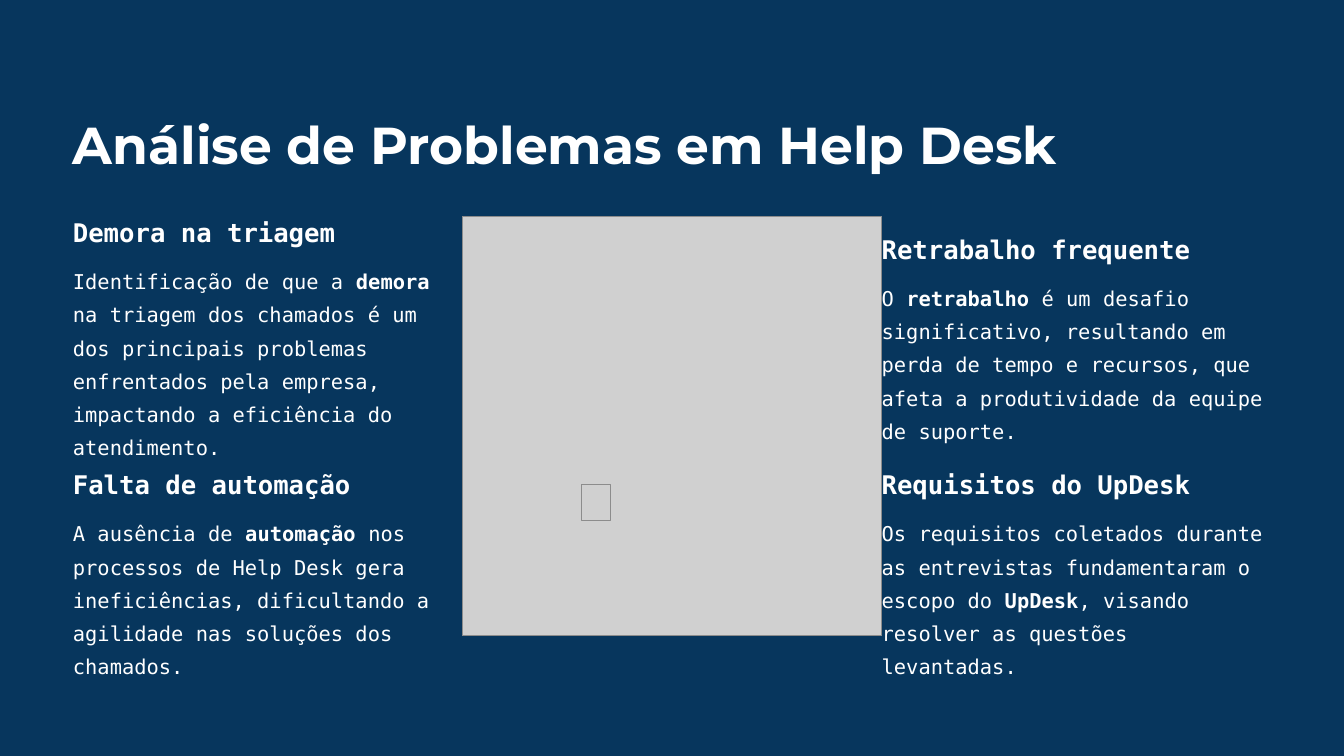
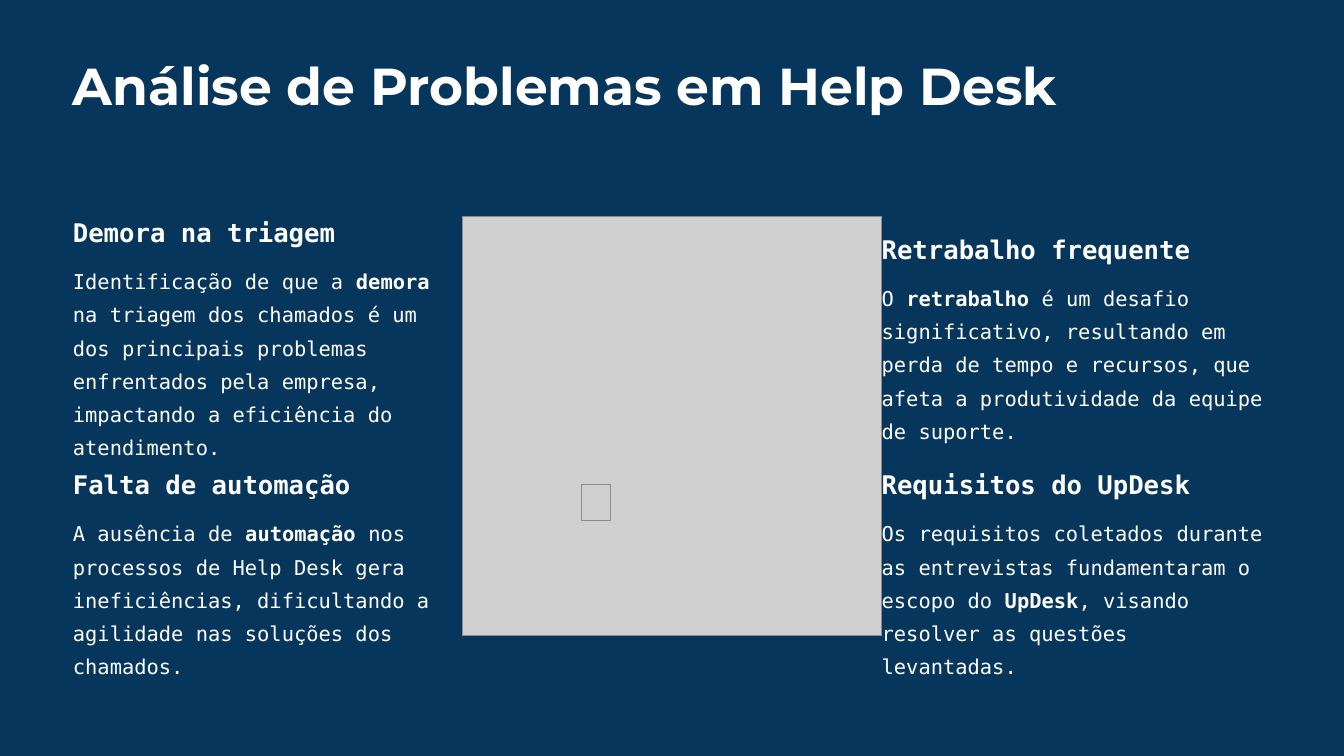
Before and after one commit to mancijo/UpDesk, a slide deck: slide 2 of Apresentacao/UpDesk-Sistema-de-Chamados-com-IA.pptx (slide 5 before the commit). Drawn at 1344x756 pixels with LibreOffice and Linux fonts; fonts in the diff are those of the drawing; grey boxes stand for pictures; background and template pictures are left out; a plain dark background stands for a picture behind light text. Boxes give left, top, right and bottom in pixels: in the first picture for what was removed or moved away, otherwise in the second. Text is boxed around its words. In the diff, an @@ line names an element or a change of style, - is before the commit and + after.

```diff
--- a/Apresentacao/UpDesk-Sistema-de-Chamados-com-IA.pptx
+++ b/Apresentacao/UpDesk-Sistema-de-Chamados-com-IA.pptx
@@ text "Análise de Problemas em Help ...": place and size @@
-text "Análise de Problemas em Help ..." at <box>73,123,1056,174</box>
+text "Análise de Problemas em Help ..." at <box>73,64,1056,115</box>
```
Also in this commit, not shown: 9 other slides changed, 1 slide added.
